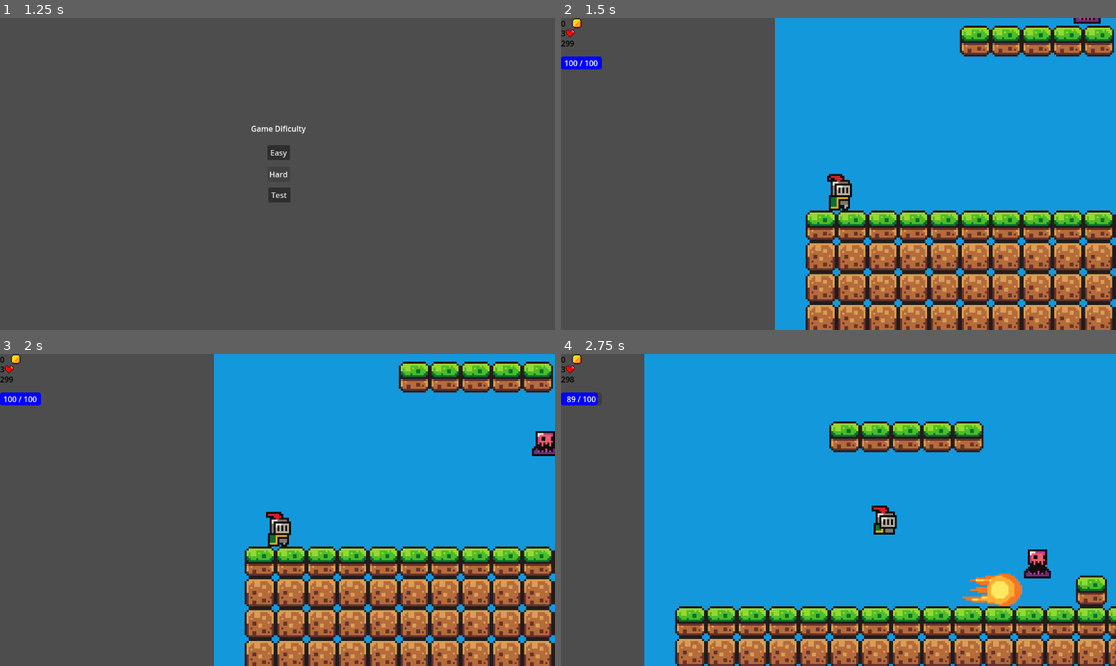
Above: before the commit, frames 1-4 (two rows, left to right).
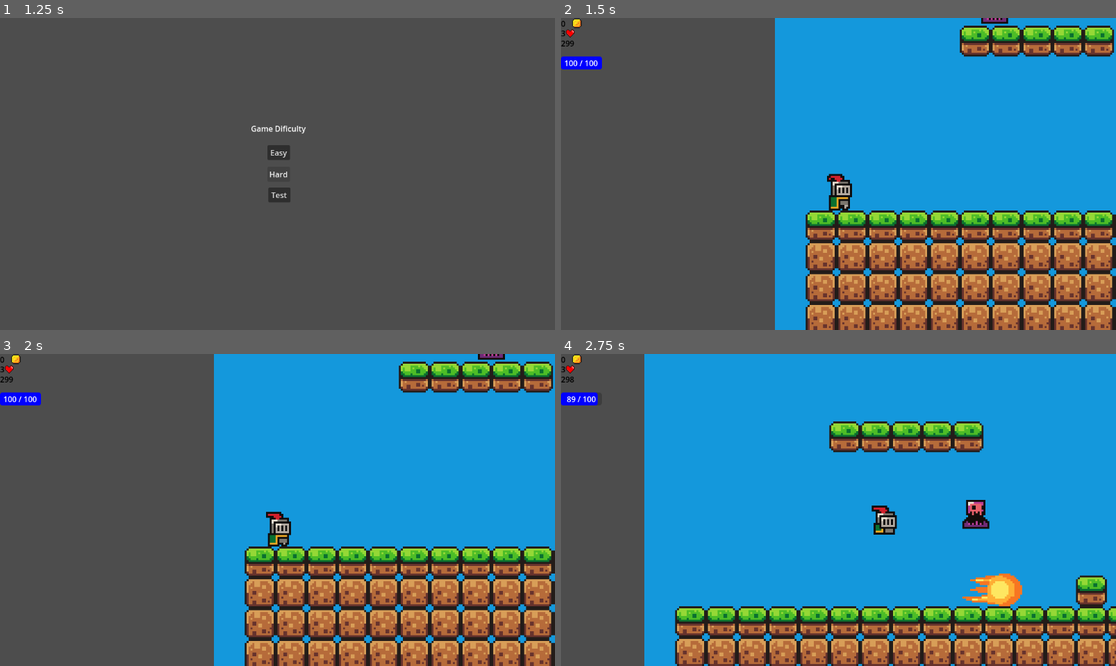
Above: after the commit, the same moments.

Repository: lolhx/Goddot-game
Game: Godot game, scene res://scene/start.tscn
The game is run twice, just before and just after one commit, with the same random seed, the same clock (stepped at 60 frames per second) and the same inputs. Sound files missing from this copy of the repository are replaced by a short silence.
Inputs (mouse positions are in pixels of both pictures, inside the frame that each line leads up to):
- Up to frame 1 (1.25 s): click "Start" at 0.5 s
- Up to frame 2 (1.5 s): click "Test" at 1.25 s
- Up to frame 3 (2 s): no input
- Up to frame 4 (2.75 s): move the mouse to (960, 494) at 2.02 s; hold D (right) from 2.03 s (still down); tap J (fire) at 2.1 s; tap Space (jump) at 2.27 s

Frame 1 is identical in both runs. In frame 2, 0.2% of the frame differs, in the area x 75-98%, y 0-3%; in frame 3, 0.4%; in frame 4, 0.7%, in the area x 72-89%, y 46-72%.

Commit message:
i dont know anymore

Diff:
--- a/scene/new_game.tscn
+++ b/scene/new_game.tscn
@@ -384,4 +384,4 @@
 [node name="Timer" parent="." instance=ExtResource("5_0sx51")]
 
 [node name="Crawler" parent="." instance=ExtResource("6_0sx51")]
-position = Vector2(136, 79)
+position = Vector2(88, 79)
--- a/scripts/crawler.gd
+++ b/scripts/crawler.gd
@@ -9,60 +9,57 @@
 var is_taking_damage = false
 var turn_cooldown = false
 
-# --- SENSORS ---
 @onready var wall_check = $WallCheck
 @onready var floor_check = $FloorCheck
 @onready var animated_sprite = $AnimatedSprite2D
 @onready var audio_player = $AudioStreamPlayer2D
 
 func _ready():
-	# --- AUTO-CORRECT SENSORS ---
-	# This forces your RayCasts to the correct positions via code
-	# so you don't have to worry about the Scene tab settings.
-
+	# --- 1. SETUP SENSORS ---
 	if wall_check:
-		# Start at "chest height" (y=-5) to avoid tripping on the floor
 		wall_check.position = Vector2(5, -5)
-		# Look straight forward (x=10, y=0)
-		wall_check.target_position = Vector2(10, 0)
+		wall_check.target_position = Vector2(12, 0) # Slightly longer reach
 		wall_check.enabled = true
+		# FORCE mask to Layer 1 (World) only. Ignores Player (2) and Enemies (3)
+		wall_check.collision_mask = 1
 
 	if floor_check:
-		# Start slightly forward (x=5) to see ledges early
 		floor_check.position = Vector2(5, 0)
-		# Look straight down
-		floor_check.target_position = Vector2(0, 15)
+		floor_check.target_position = Vector2(0, 20) # Deeper reach
 		floor_check.enabled = true
+		# FORCE mask to Layer 1 (World) only
+		floor_check.collision_mask = 1
 
 func _process(delta):
 	if is_dead or is_taking_damage:
 		return
 
-	# --- 1. GRAVITY FIX ---
-	# If neither sensor hits anything, we are floating. Fall down!
+	# --- 2. GRAVITY (Prevents Floating) ---
 	if not floor_check.is_colliding() and not wall_check.is_colliding():
-		global_position.y += 150 * delta
-		return # Stop crawling while falling
+		# If we are falling, fall FAST so we catch the floor
+		global_position.y += 200 * delta
+		return
 
-	# --- 2. MOVEMENT ---
+	# --- 3. MOVEMENT ---
 	position += transform.x * SPEED * delta
 
-	# --- 3. COOLDOWN ---
-	# If we just turned, stop thinking for 0.2s so we don't spin
+	# --- 4. COOLDOWN ---
 	if turn_cooldown:
 		return
 
-	# --- 4. TURNING LOGIC ---
-
+	# --- 5. TURNING LOGIC ---
 	if wall_check.is_colliding():
-		# HIT A WALL -> Nudge forward into it, then rotate UP (-90)
-		position += transform.x * 2
-		start_turn_cooldown()
-		rotation_degrees -= 90
+		# Wall detected? Snap to it and rotate UP
+		var collider = wall_check.get_collider()
+		# Only rotate if it's actually a TileMap or World object
+		if collider is TileMap or collider is StaticBody2D:
+			position += transform.x * 3 # Nudge into wall
+			start_turn_cooldown()
+			rotation_degrees -= 90
 
 	elif not floor_check.is_colliding():
-		# RAN OFF LEDGE -> Nudge forward over the edge, then rotate DOWN (+90)
-		position += transform.x * 5
+		# Ledge detected? Move past edge and rotate DOWN
+		position += transform.x * 5 # Nudge past corner
 		start_turn_cooldown()
 		rotation_degrees += 90
 
@@ -76,10 +73,7 @@
 	health -= amount
 	animated_sprite.modulate = Color.RED
 	is_taking_damage = true
-
-	# Simple knockback
 	position -= transform.x * 10
-
 	await get_tree().create_timer(0.1).timeout
 	animated_sprite.modulate = Color.WHITE
 	is_taking_damage = false
